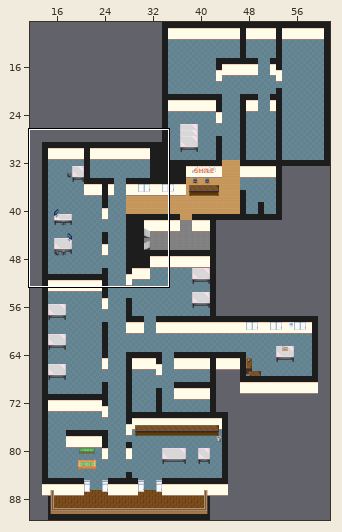
Tiled map (JSON) -- maps/main.json. Above, an overview of the earlier version with the close-up marked.
Close-up. First the earlier version:
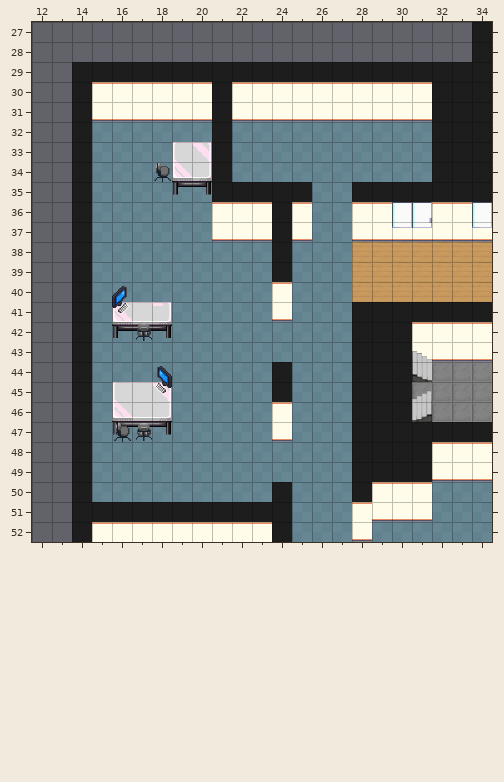
Cells are 32x32 px. Shown: x 12..34, y 27..52. The commit also changed other parts of the map, which this record leaves out.
After the commit:
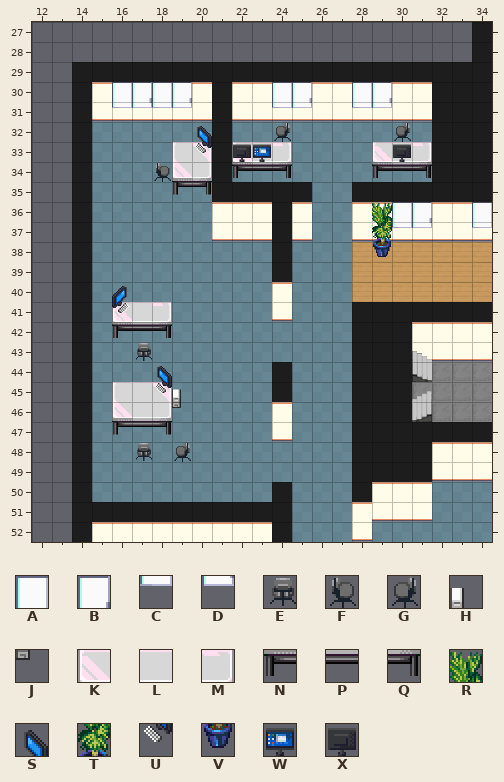
Key: from "office_1": A 28, B 29, C 44, D 45, E 113, F 114, G 115, H 133, J 149, K 155, L 156, M 157, N 171, P 172, Q 173, R 181, S 190, T 197, U 206, V 213, W 242, X 243.
_ is an empty cell.
Diff:
Layer "layer 1":
There is now tile A in row 30 at x 16, 18, 24 and 28.
There is now tile B in row 30 at x 17, 19, 25 and 29.
There is now tile C in row 31 at x 16, 18, 24 and 28.
There is now tile D in row 31 at x 17, 19, 25 and 29.
There is now tile E in row 43 at x 17; in row 48 at x 17.
There is now tile G in row 32 at x 24 and 30; in row 48 at x 19.
There is now tile H in row 45 at x 19.
There is now tile J in row 46 at x 19.
There is now tile K in row 33 at x 22 and 29.
There is now tile L in row 33 at x 23 and 30.
There is now tile M in row 33 at x 24 and 31.
There is now tile N in row 34 at x 22 and 29.
There is now tile P in row 34 at x 23 and 30.
There is now tile Q in row 34 at x 24 and 31.
There is now tile R in row 36 at x 29.
There is now tile T in row 37 at x 29.
There is now tile V in row 38 at x 29.
Layer "layer 2":
There is now tile U in row 33 at x 20.
There is now tile W in row 33 at x 23.
There is now tile X in row 33 at x 22 and 30.
The author cleared tile E in row 42 at x 17; in row 47 at x 17.
The author cleared tile F in row 47 at x 16.
Layer "abovePlayer 1":
There is now tile S in row 32 at x 20.
Boxes around the changes in both close-ups, in picture pixels (x1, y1, x2, y2):
added: (112, 82, 212, 153)
added: (232, 82, 312, 178)
added: (352, 82, 432, 178)
added: (372, 203, 392, 257)
changed: (136, 323, 152, 361)
added: (172, 389, 181, 408)
changed: (114, 422, 152, 461)
added: (174, 442, 191, 462)
